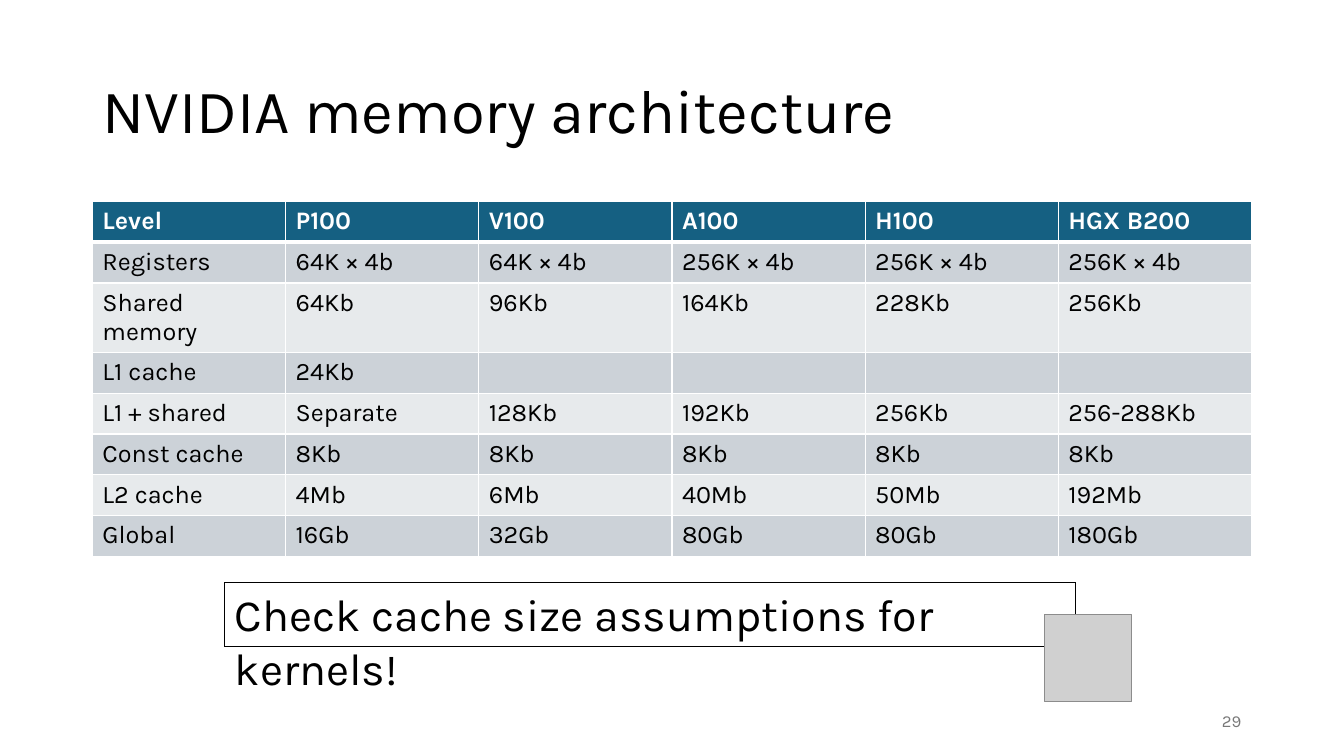
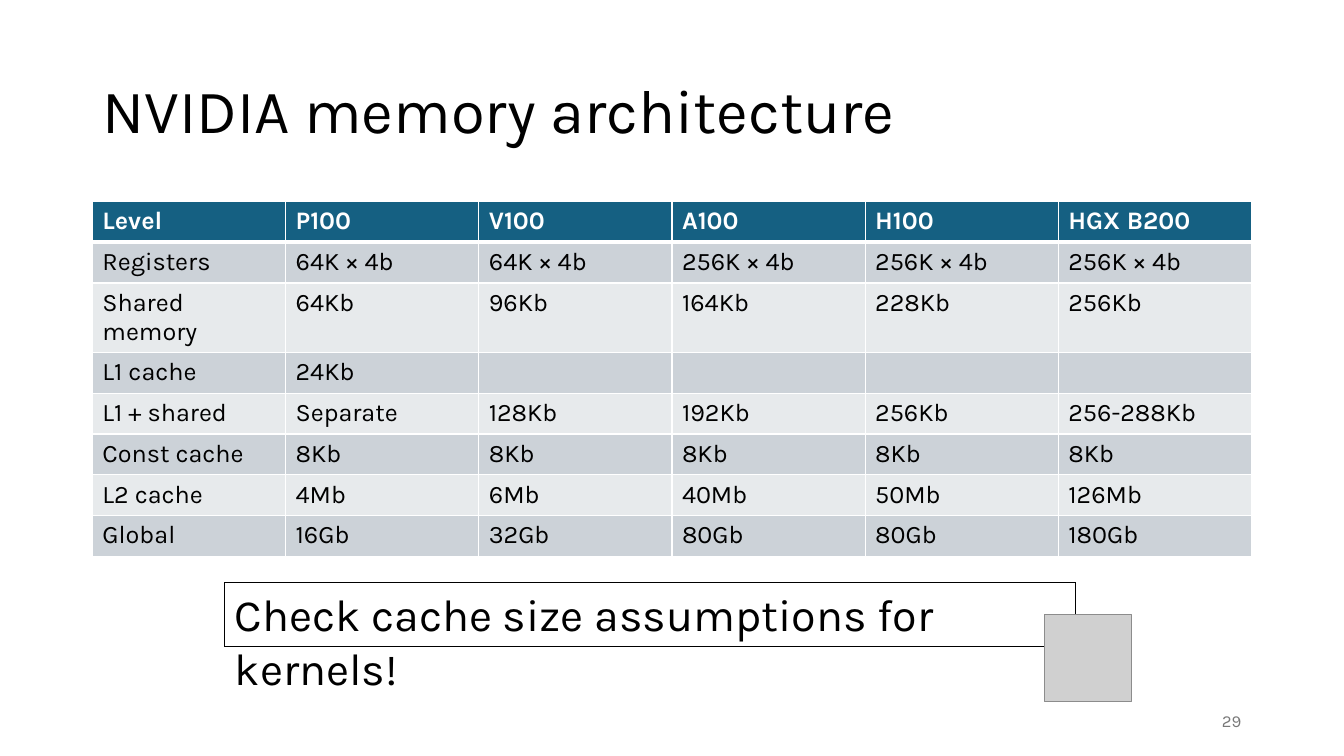
Before and after one commit to gjbex/GPU-programming, a slide deck: slide 29 of gpu_programming.pptx. Drawn at 1344x756 pixels with LibreOffice and Linux fonts; fonts in the diff are those of the drawing; grey boxes stand for pictures. Boxes give left, top, right and bottom in pixels: in the first picture for what was removed or moved away, otherwise in the second. Text is boxed around its words. In the diff, an @@ line names an element or a change of style, - is before the commit and + after.

```diff
--- a/gpu_programming.pptx
+++ b/gpu_programming.pptx
@@ table at [93,202,1254,548] @@
-row 7, column 6: 192Mb
+row 7, column 6: 126Mb
```
Also in this commit, not shown: 1 other slide changed.
